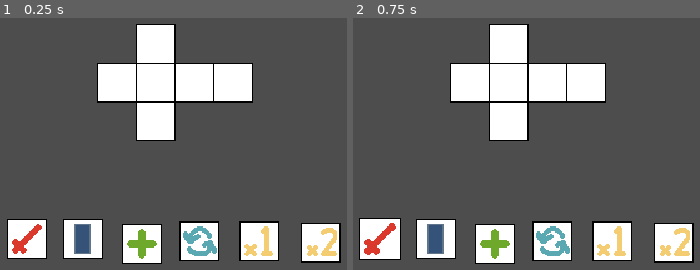
Above: before the commit, frames 1-2 (left to right).
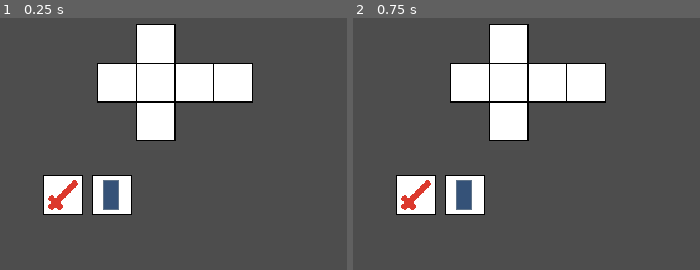
Above: after the commit, the same moments.

Repository: Sooshimi/back-at-it
Game: Godot game, scene res://scenes/level.tscn
Same seed, same stepped clock (60 frames per second), same inputs: the game is played once before the commit and once after it.
Inputs (mouse positions are in pixels of both pictures, inside the frame that each line leads up to):
- Up to frame 1 (0.25 s): no input
- Up to frame 2 (0.75 s): tap Enter at 0.5 s; move the mouse to (380, 239) at 0.52 s; press the mouse at (380, 239) at 0.53 s

The runs differ from the first frame. In frame 1, 15% of the frame differs, in the area x 2-99%, y 62-98%; in frame 2, 15%, in the area x 1-99%, y 62-98%.

Commit message:
work on drag and drop

Diff:
--- a/scenes/dice/dice1.tscn
+++ b/scenes/dice/dice1.tscn
@@ -10,3 +10,18 @@
 
 [node name="DroppableFace" parent="." instance=ExtResource("1_87u1t")]
 position = Vector2(-49, 0)
+
+[node name="DroppableFace2" parent="." instance=ExtResource("1_87u1t")]
+position = Vector2(-18, 0)
+
+[node name="DroppableFace3" parent="." instance=ExtResource("1_87u1t")]
+position = Vector2(-18, -31)
+
+[node name="DroppableFace4" parent="." instance=ExtResource("1_87u1t")]
+position = Vector2(-18, 31)
+
+[node name="DroppableFace5" parent="." instance=ExtResource("1_87u1t")]
+position = Vector2(13, 0)
+
+[node name="DroppableFace6" parent="." instance=ExtResource("1_87u1t")]
+position = Vector2(44, 0)
--- a/scenes/dice/droppable_face.tscn
+++ b/scenes/dice/droppable_face.tscn
@@ -9,4 +9,5 @@
 script = ExtResource("1_x0pv2")
 
 [node name="CollisionShape2D" type="CollisionShape2D" parent="."]
+scale = Vector2(0.75, 0.75)
 shape = SubResource("RectangleShape2D_euj4c")
--- a/scenes/dice/faces/1_mult_face.tscn
+++ /dev/null
@@ -1,10 +0,0 @@
-[gd_scene load_steps=2 format=3 uid="uid://507lb5kvy4jx"]
-
-[ext_resource type="Texture2D" uid="uid://bupwpgmy5nuyg" path="res://assets/dice/dice_faces.png" id="1_wkr4f"]
-
-[node name="1MultFace" type="Node2D"]
-
-[node name="Sprite2D" type="Sprite2D" parent="."]
-texture = ExtResource("1_wkr4f")
-region_enabled = true
-region_rect = Rect2(0, 64, 32, 32)
--- a/scenes/dice/faces/2_mult_face.tscn
+++ /dev/null
@@ -1,10 +0,0 @@
-[gd_scene load_steps=2 format=3 uid="uid://cdm0y4knm7xje"]
-
-[ext_resource type="Texture2D" uid="uid://bupwpgmy5nuyg" path="res://assets/dice/dice_faces.png" id="1_3ne18"]
-
-[node name="2MultFace" type="Node2D"]
-
-[node name="Sprite2D" type="Sprite2D" parent="."]
-texture = ExtResource("1_3ne18")
-region_enabled = true
-region_rect = Rect2(32, 64, 32, 32)
--- a/scenes/dice/faces/attack_face.tscn
+++ b/scenes/dice/faces/attack_face.tscn
@@ -17,6 +17,7 @@
 [node name="Area2D" type="Area2D" parent="."]
 
 [node name="CollisionShape2D" type="CollisionShape2D" parent="Area2D"]
+scale = Vector2(0.75, 0.75)
 shape = SubResource("RectangleShape2D_b6hov")
 
 [connection signal="body_entered" from="Area2D" to="." method="_on_area_2d_body_entered"]
--- a/scenes/dice/faces/heal_face.tscn
+++ /dev/null
@@ -1,10 +0,0 @@
-[gd_scene load_steps=2 format=3 uid="uid://cnh8iayctjldv"]
-
-[ext_resource type="Texture2D" uid="uid://bupwpgmy5nuyg" path="res://assets/dice/dice_faces.png" id="1_4myv7"]
-
-[node name="HealFace" type="Node2D"]
-
-[node name="Sprite2D" type="Sprite2D" parent="."]
-texture = ExtResource("1_4myv7")
-region_enabled = true
-region_rect = Rect2(64, 0, 32, 32)
--- a/scenes/dice/faces/reroll_face.tscn
+++ /dev/null
@@ -1,10 +0,0 @@
-[gd_scene load_steps=2 format=3 uid="uid://xkehhfvauaur"]
-
-[ext_resource type="Texture2D" uid="uid://bupwpgmy5nuyg" path="res://assets/dice/dice_faces.png" id="1_na1yx"]
-
-[node name="RerollFace" type="Node2D"]
-
-[node name="Sprite2D" type="Sprite2D" parent="."]
-texture = ExtResource("1_na1yx")
-region_enabled = true
-region_rect = Rect2(64, 64, 32, 32)
--- a/scenes/dice/faces/shield_face.tscn
+++ b/scenes/dice/faces/shield_face.tscn
@@ -1,10 +1,26 @@
-[gd_scene load_steps=2 format=3 uid="uid://b0gunkv6sdefa"]
+[gd_scene load_steps=4 format=3 uid="uid://caxpqd446hjnf"]
 
 [ext_resource type="Texture2D" uid="uid://bupwpgmy5nuyg" path="res://assets/dice/dice_faces.png" id="1_v7xwj"]
+[ext_resource type="Script" path="res://scripts/dice/faces/attack_face.gd" id="1_wuo70"]
+
+[sub_resource type="RectangleShape2D" id="RectangleShape2D_b6hov"]
+size = Vector2(32, 32)
 
 [node name="ShieldFace" type="Node2D"]
+script = ExtResource("1_wuo70")
 
 [node name="Sprite2D" type="Sprite2D" parent="."]
 texture = ExtResource("1_v7xwj")
 region_enabled = true
 region_rect = Rect2(32, 0, 32, 32)
+
+[node name="Area2D" type="Area2D" parent="."]
+
+[node name="CollisionShape2D" type="CollisionShape2D" parent="Area2D"]
+scale = Vector2(0.75, 0.75)
+shape = SubResource("RectangleShape2D_b6hov")
+
+[connection signal="body_entered" from="Area2D" to="." method="_on_area_2d_body_entered"]
+[connection signal="body_exited" from="Area2D" to="." method="_on_area_2d_body_exited"]
+[connection signal="mouse_entered" from="Area2D" to="." method="_on_area_2d_mouse_entered"]
+[connection signal="mouse_exited" from="Area2D" to="." method="_on_area_2d_mouse_exited"]
--- a/scenes/level.tscn
+++ b/scenes/level.tscn
@@ -1,12 +1,8 @@
-[gd_scene load_steps=8 format=3 uid="uid://c6w0jq4gcs2ij"]
+[gd_scene load_steps=4 format=3 uid="uid://c6w0jq4gcs2ij"]
 
 [ext_resource type="PackedScene" uid="uid://cdfmdf2fc6pvw" path="res://scenes/dice/dice1.tscn" id="1_3k6rt"]
-[ext_resource type="PackedScene" uid="uid://507lb5kvy4jx" path="res://scenes/dice/faces/1_mult_face.tscn" id="2_rncne"]
-[ext_resource type="PackedScene" uid="uid://cdm0y4knm7xje" path="res://scenes/dice/faces/2_mult_face.tscn" id="3_r20uj"]
 [ext_resource type="PackedScene" uid="uid://drir21wr5w8rs" path="res://scenes/dice/faces/attack_face.tscn" id="4_3whrq"]
-[ext_resource type="PackedScene" uid="uid://cnh8iayctjldv" path="res://scenes/dice/faces/heal_face.tscn" id="5_vd1yj"]
-[ext_resource type="PackedScene" uid="uid://xkehhfvauaur" path="res://scenes/dice/faces/reroll_face.tscn" id="6_2nqnx"]
-[ext_resource type="PackedScene" uid="uid://b0gunkv6sdefa" path="res://scenes/dice/faces/shield_face.tscn" id="7_70hl5"]
+[ext_resource type="PackedScene" uid="uid://caxpqd446hjnf" path="res://scenes/dice/faces/shield_face.tscn" id="7_70hl5"]
 
 [node name="Level" type="Node2D"]
 position = Vector2(2, 0)
@@ -14,20 +10,8 @@
 [node name="Dice1" parent="." instance=ExtResource("1_3k6rt")]
 position = Vector2(191, 93)
 
-[node name="1MultFace" parent="." instance=ExtResource("2_rncne")]
-position = Vector2(258, 220)
-
-[node name="2MultFace" parent="." instance=ExtResource("3_r20uj")]
-position = Vector2(307, 221)
-
 [node name="AttackFace" parent="." instance=ExtResource("4_3whrq")]
-position = Vector2(72, 218)
-
-[node name="HealFace" parent="." instance=ExtResource("5_vd1yj")]
-position = Vector2(164, 222)
-
-[node name="RerollFace" parent="." instance=ExtResource("6_2nqnx")]
-position = Vector2(210, 220)
+position = Vector2(101, 183)
 
 [node name="ShieldFace" parent="." instance=ExtResource("7_70hl5")]
-position = Vector2(117, 218)
+position = Vector2(140, 183)
--- a/scripts/dice/droppable_face.gd
+++ b/scripts/dice/droppable_face.gd
@@ -3,5 +3,5 @@
 func _ready():
 	modulate = Color(Color.MEDIUM_PURPLE, 0.7)
 
-func _process(delta):
+func _process(_delta):
 	pass
--- a/scripts/dice/faces/attack_face.gd
+++ b/scripts/dice/faces/attack_face.gd
@@ -6,7 +6,7 @@
 var offset: Vector2
 var initial_pos: Vector2
 
-func _process(delta):
+func _process(_delta):
 	if draggable:
 		if Input.is_action_just_pressed("left_click"):
 			initial_pos = global_position
